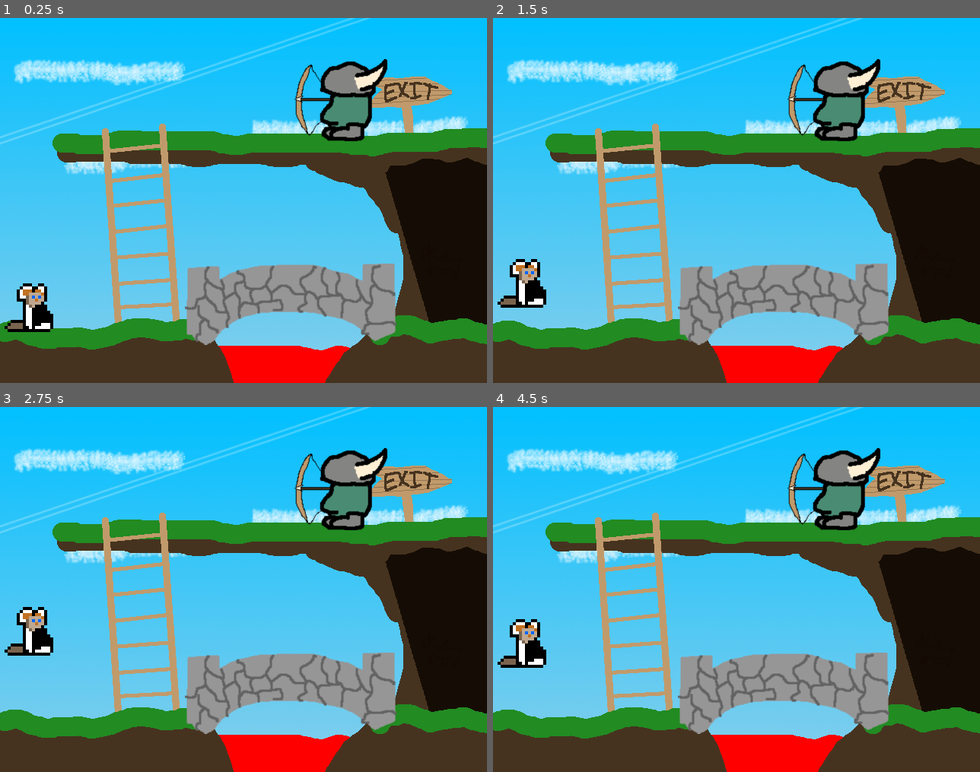
Above: before the commit, frames 1-4 (two rows, left to right).
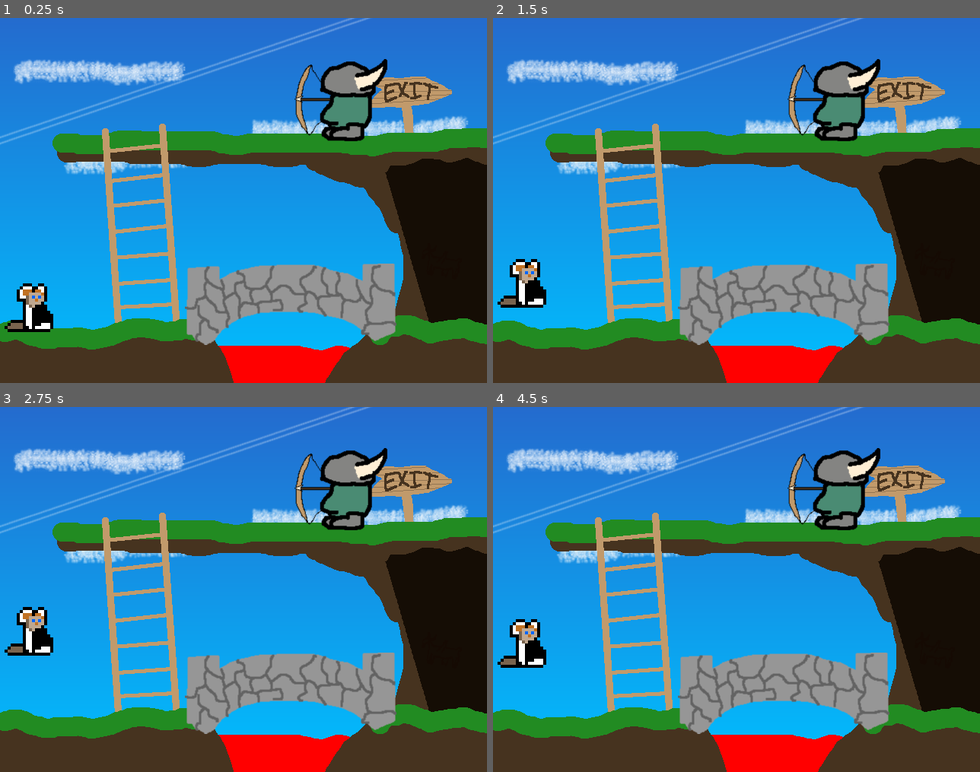
Above: after the commit, the same moments.

Repository: swashdev/minigame-madness
Game: Godot game, scene res://mini/lose/scenes/lose_minigame.tscn
Two runs of this game, one before a commit and one after it. Both use one fixed random seed, a clock stepped at 60 frames per second and the inputs below. This scene is started directly instead of the project's main scene.
Inputs (mouse positions are in pixels of both pictures, inside the frame that each line leads up to):
- Up to frame 1 (0.25 s): no input
- Up to frame 2 (1.5 s): tap Enter at 0.5 s; move the mouse to (843, 182) at 0.52 s; hold Space (action) 0.53-1.28 s; hold Right (move_right) from 0.53 s (still down); tap Up (move_up) at 0.77 s; move the mouse to (639, 218) at 1.27 s; tap A (secret_a) at 1.35 s
- Up to frame 3 (2.75 s): tap Up (move_up) at 1.52 s; tap Space (action) at 2 s; move the mouse to (292, 509) at 2.02 s; release Right (move_right) at 2.03 s; hold Left (move_left) from 2.03 s (still down); tap B (secret_b) at 2.1 s
- Up to frame 4 (4.5 s): move the mouse to (712, 662) at 2.77 s; release Left (move_left) at 2.78 s; hold Right (move_right) 2.78-4.28 s; tap Space (action) at 2.85, 4.25 s; tap Up (move_up) at 3.02, 3.77 s; tap Enter at 3.5 s; move the mouse to (882, 644) at 3.52 s; tap A (secret_a) at 3.6 s; move the mouse to (590, 534) at 4.27 s; hold Left (move_left) from 4.28 s (still down); tap B (secret_b) at 4.35 s

The runs differ from the first frame. In frame 1, 56% of the frame differs, in the area x 0-100%, y 0-92%; in frame 2, 56%; in frame 3, 56%; in frame 4, 56%.

Commit message:
[SHARED] replace sky texture.
The "sky.png" image file has been removed and replaced with a
`GradientTexture` that achieves the same effect much more smoothly.
The colors on this texture are also different, chosen specifically
because the gradient between them is much smoother without a nasty
brown-ish hue appearing in the middle due to errors in the way colors
are mixed on computer systems.

Diff:
--- a/shared/scenes/scenery/sky.tscn
+++ b/shared/scenes/scenery/sky.tscn
@@ -1,8 +1,16 @@
-[gd_scene load_steps=2 format=2]
+[gd_scene load_steps=3 format=2]
 
-[ext_resource path="res://shared/images/background/sky.png" type="Texture" id=1]
+[sub_resource type="Gradient" id=1]
+colors = PoolColorArray( 0.141176, 0.419608, 0.807843, 1, 0, 0.74902, 1, 1 )
+
+[sub_resource type="GradientTexture2D" id=2]
+gradient = SubResource( 1 )
+width = 640
+height = 480
+use_hdr = true
+fill_to = Vector2( 0, 1 )
 
 [node name="Sky" type="TextureRect"]
 anchor_right = 1.0
 anchor_bottom = 1.0
-texture = ExtResource( 1 )
+texture = SubResource( 2 )
Binary file removed: shared/images/background/sky.png
Not shown, removed: shared/images/background/sky.png.import
Not shown, changed: CHANGELOG.md
